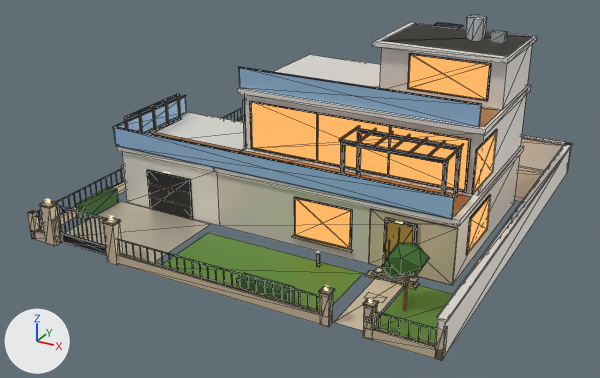
A saved change to the glTF model docs/kits/almadies-district/glb/house-m3.glb.
The view is the same before and after, from a 50 mm lens placed at (19.3, -37.6, 19.4), pointed at (-0.3, -2.1, 1.7). Lighting does not change. The marker at lower left points along +X, +Y and +Z. The older version comes first. Mesh edges are drawn as thin lines on the coarser meshes. Where no turn or scale is listed for an object, it has been applied to the vertices. Vertices at exactly the same position are counted once.
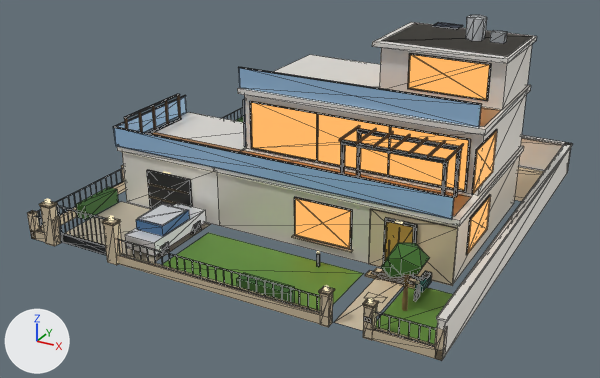
What differs and where, as boxes [x1, y1, x2, y2] in the pictures (600 x 378 px):
'Mesh_6', reshaped (10% taller)
    before: [113, 68, 481, 220]
    after: [113, 68, 481, 236]
part 1 of me_mesh_0, added
    after: [125, 203, 206, 256]
part 2 of me_mesh_0, added
    after: [137, 203, 187, 226]
part 3 of me_mesh_0, added
    after: [158, 242, 169, 256]
part 4 of me_mesh_0, added
    after: [191, 220, 201, 234]
part 5 of me_mesh_0, added
    after: [415, 276, 431, 292]
part 6 of me_mesh_0, added
    after: [421, 271, 431, 280]
part 7 of me_mesh_0, added
    after: [414, 288, 420, 301]
part 8 of me_mesh_6, added (blue)
    after: [136, 210, 189, 236]

Edits to the bpy script that builds the scene:
```text
Change me_mesh_0:
    used by ob_mesh_0; location = (0.0, 0.0, 0.0)
    remove me_mesh_0.from_pydata(...)  # 1250 vertices, 1232 faces; spans x -11.0..11.1, y -11.2..11.1, z 0.1..10.6
    add me_mesh_0.from_pydata(...)  # 1346 vertices, 1352 faces; spans x -11.0..11.1, y -11.2..11.1, z 0.1..10.6
    me_mesh_0 part 1: the loose piece of 8 vertices spanning x -5.9..-5.6, y -11.0..-10.7, z 0.6..1.5 is copied, and the copy is scaled about its middle by (-5.24, -12.5, 0.742), then moved by (0.9, 3.1, -0.3); it spans x -5.7..-3.9, y -9.9..-5.7, z 0.4..1.1
    me_mesh_0 part 2: the loose piece of 8 vertices spanning x -5.9..-5.3, y -11.1..-10.7, z 0.1..2.2 is copied, and the copy is scaled about its middle by (-2.61, -4.3, 0.0286), then moved by (0.8, 2.8, 0.5); it spans x -5.6..-4.0, y -9.0..-7.1, z 1.6..1.7
    me_mesh_0 part 3: the loose piece of 8 vertices spanning x -5.9..-5.6, y -11.0..-10.7, z 0.6..1.5 is copied, and the copy is scaled about its middle by (-0.647, -1.76, 0.619), then moved by (1.7, 1.7, -0.6); it spans x -4.1..-3.9, y -9.5..-8.9, z 0.1..0.7
    me_mesh_0 part 4: the loose piece of 8 vertices spanning x -7.8..-5.2, y -5.3, z 0.9 is copied, and the copy is scaled about its middle by (-0.0815, -20, 15), then moved by (2.5, -1.1, -0.5); it spans x -4.1..-3.9, y -6.7..-6.1, z 0.1..0.7
    me_mesh_0 part 5: the loose piece of 8 vertices spanning x 5.6..8.1, y -6.4..-5.9, z 0.1..0.2 is copied, and the copy is scaled about its middle by (0.136, 2, 3.78), then moved by (1.6, -0.2, 0.4); it spans x 8.2..8.6, y -6.9..-5.9, z 0.4..0.7
    me_mesh_0 part 6: the loose piece of 8 vertices spanning x 5.6..8.1, y -6.4..-5.9, z 0.1..0.2 is copied, and the copy is scaled about its middle by (0.12, 1.1, 1.11), then moved by (1.6, 0.1, 0.6); it spans x 8.2..8.6, y -6.3..-5.8, z 0.7..0.8
    me_mesh_0 part 7: the loose piece of 8 vertices spanning x 5.6..8.1, y -6.4..-5.9, z 0.1..0.2 is copied, and the copy is scaled about its middle by (0.04, 1, 5.56), then moved by (1.6, -0.9, 0.2); it spans x 8.4, y -7.3..-6.8, z 0.1..0.6
    other edits to the shape of me_mesh_0 do not show in these pictures
Change me_mesh_6:
    used by ob_mesh_6; location = (0.0, 0.0, 0.0)
    remove me_mesh_6.from_pydata(...)  # 40 vertices, 50 faces; spans x -9.8..9.2, y -5.5..5.1, z 3.5..7.9
    add me_mesh_6.from_pydata(...)  # 48 vertices, 60 faces; spans x -9.8..9.2, y -9.1..5.1, z 1.1..7.9
    me_mesh_6 part 8: the loose piece of 8 vertices spanning x -9.8..9.2, y -5.5..-5.4, z 3.5..4.6 is copied, and the copy is scaled about its middle by (-0.0843, -44, 0.476), then moved by (-4.5, -2.6, -2.7); it spans x -5.6..-4.0, y -9.1..-6.9, z 1.1..1.6
```
